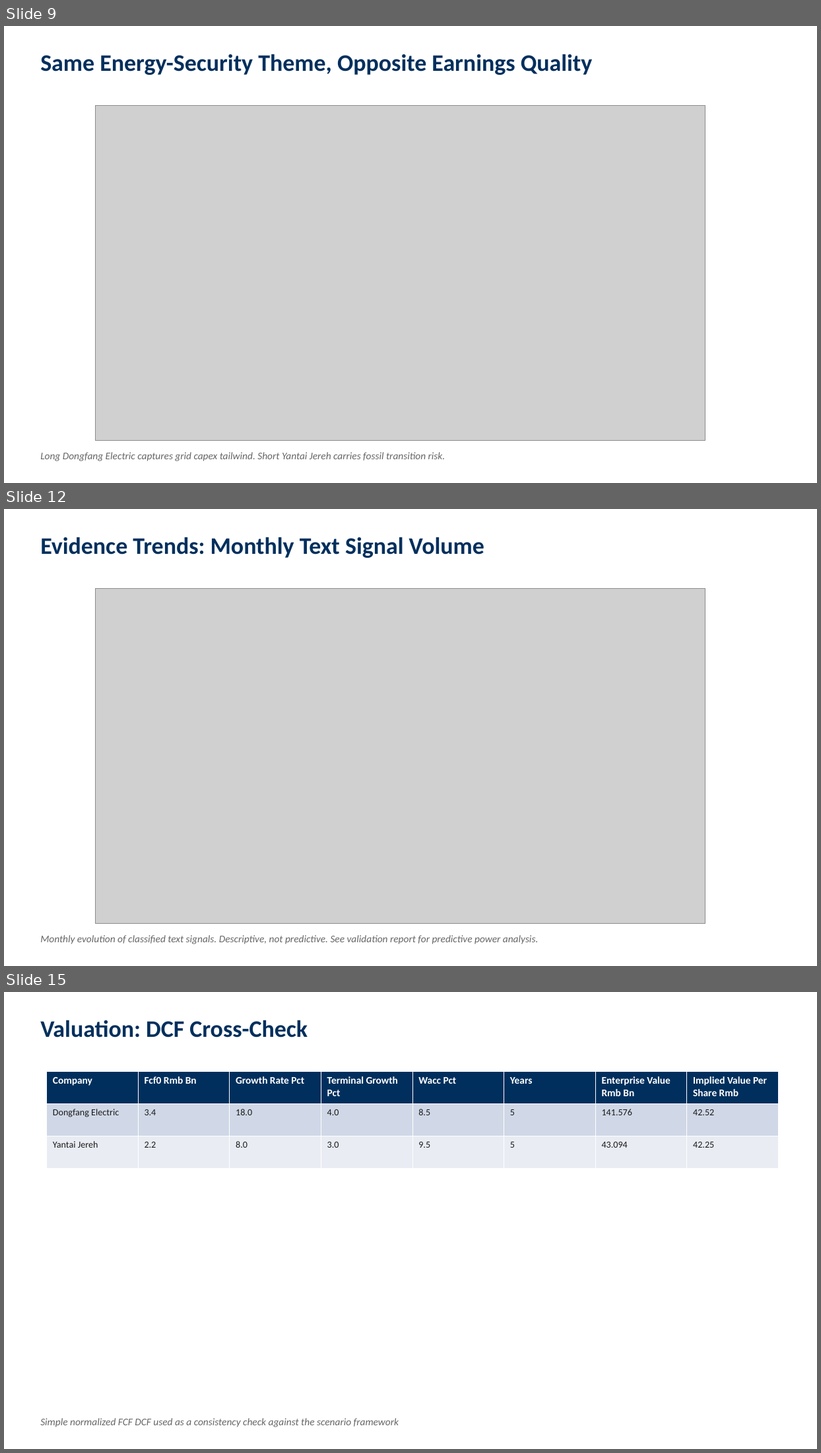
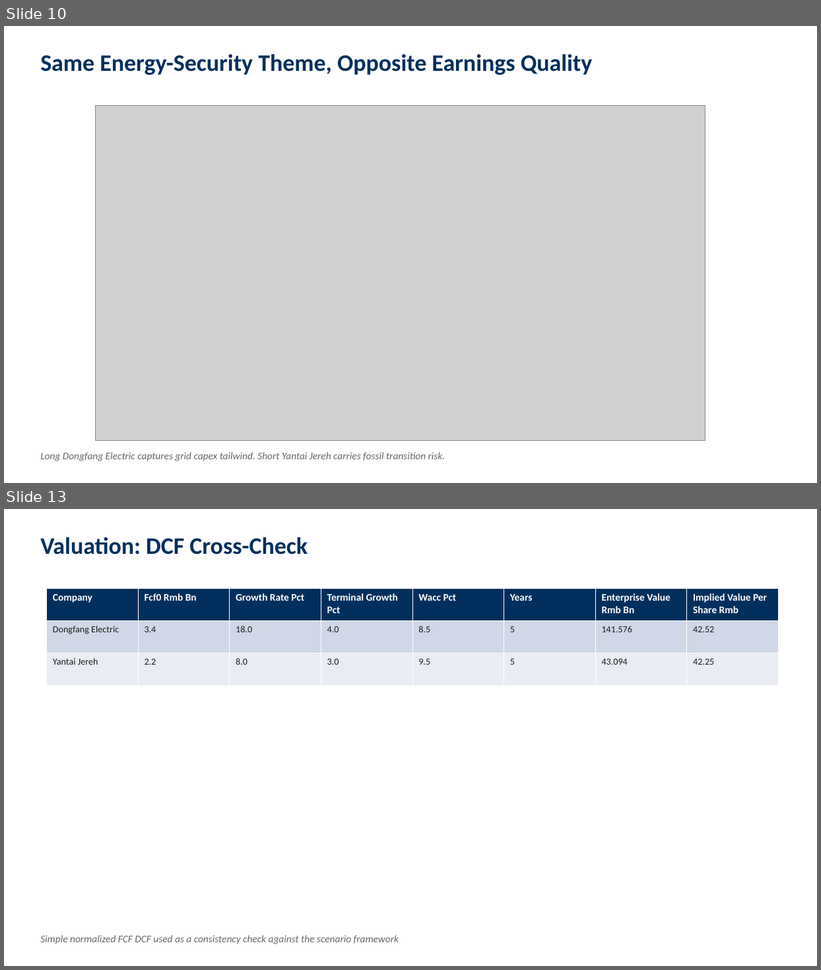
Before and after one commit to skumyol/ubs, a slide deck: deck/UBS_Pitch_Deck_AUTO.pptx. Shown one above the other, each under a label of ours: slides 9, 12 and 15 before the commit, slides 10 and 13 after it; the slides between them are not shown. The pictures are 821x1453 and 821x970 pixels, drawn with LibreOffice and Linux fonts; fonts in the diff are those of the drawing; grey boxes stand for pictures. Boxes give left, top, right and bottom in pixels: in the first picture for what was removed or moved away, otherwise in the second. Text is boxed around its words. In the diff, an @@ line names an element or a change of style, - is before the commit and + after.

```diff
--- a/deck/UBS_Pitch_Deck_AUTO.pptx
+++ b/deck/UBS_Pitch_Deck_AUTO.pptx
@@ slide 12 removed at bbox=[4, 509, 817, 966], background #FFFFFF @@
@@ text removed at bbox=[40, 537, 484, 558] @@
-Evidence Trends: Monthly Text Signal Volume
@@ picture removed at bbox=[96, 588, 706, 923] @@
@@ text removed at bbox=[40, 935, 538, 945] @@
-Monthly evolution of classified text signals. Descriptive, not predictive. See validation report for predictive power analysis.
@@ what was slide 9 is now slide 10 @@
@@ what was slide 15 is now slide 13 @@
```
Also in this commit, not shown: 13 slides changed, 2 slides added, 6 other slides removed, 33 other files.
